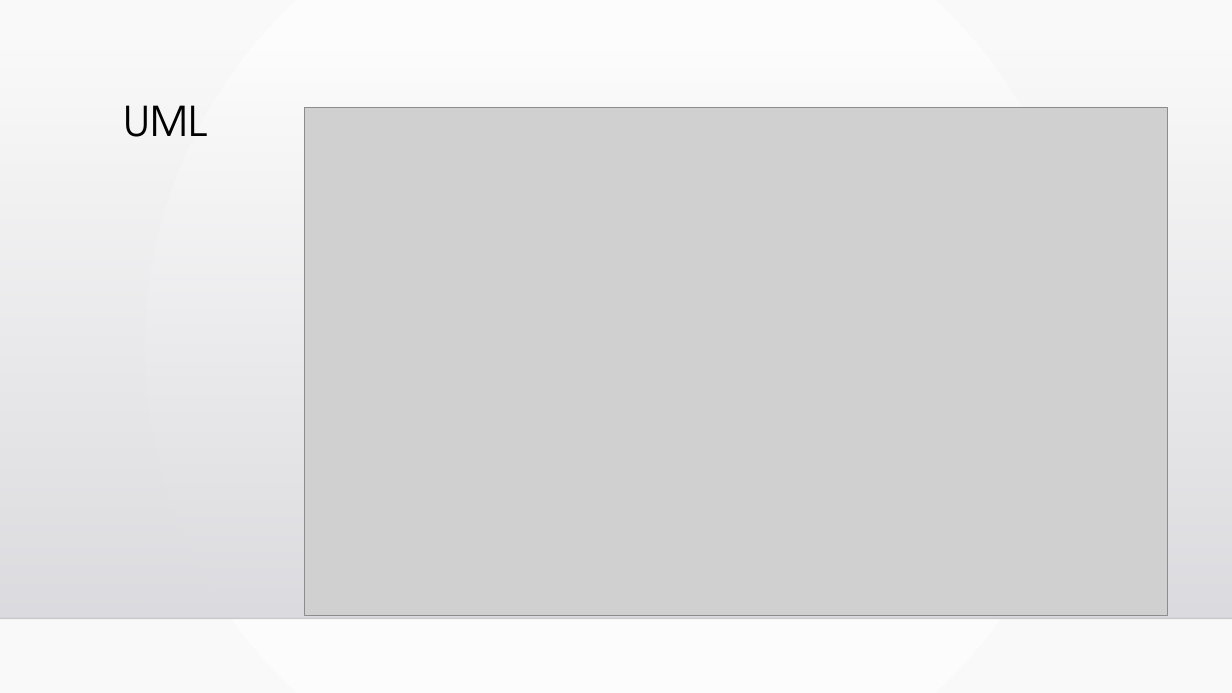
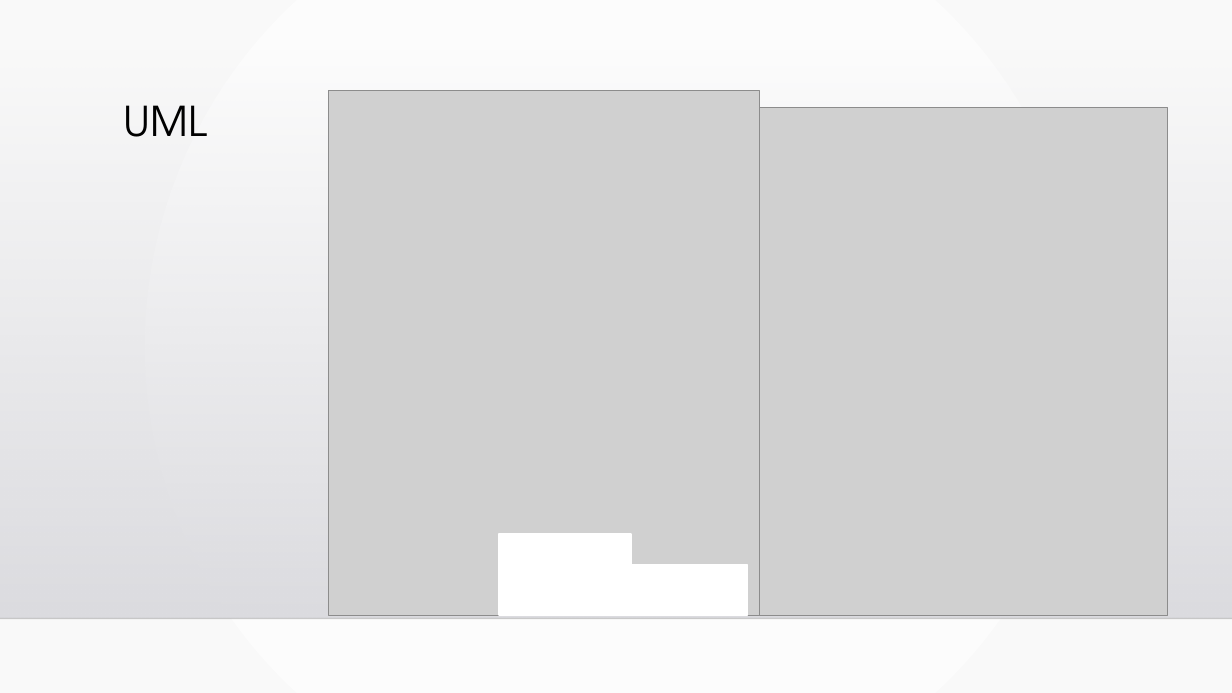
Before and after one commit to MiNeves00/PRI2021, a slide deck: slide 4 of docs/apresentacao.pptx. Drawn at 1232x693 pixels with LibreOffice and Linux fonts; fonts in the diff are those of the drawing; grey boxes stand for pictures; background and template pictures are left out. Boxes give left, top, right and bottom in pixels: in the first picture for what was removed or moved away, otherwise in the second. Text is boxed around its words. In the diff, an @@ line names an element or a change of style, - is before the commit and + after.

Commit message:
Updated Slides

```diff
--- a/docs/apresentacao.pptx
+++ b/docs/apresentacao.pptx
@@ picture added at bbox=[328, 91, 759, 616] @@
@@ picture: place and size @@
-picture at bbox=[305, 108, 1167, 616]
+picture at bbox=[698, 108, 1167, 616]
@@ rectangle added at bbox=[499, 534, 630, 616], fill #FFFFFF, outline #FFFFFF 1.25 pt @@
@@ rectangle added at bbox=[616, 566, 748, 616], fill #FFFFFF, outline #FFFFFF 1.25 pt @@
```
Also in this commit, not shown: 2 other files.
